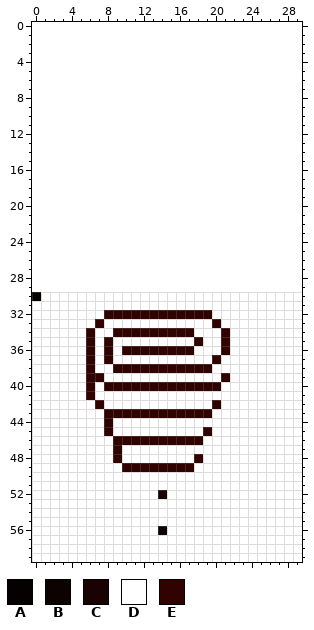
A pixel-art sprite gets an edit: Breakout/Maps/Level10.png. The picture above was drawn from the file before the commit.
The file is 30x30 pixels. The old version is drawn lined up with the new one, on the new canvas.
Palette (. is transparent): A #040100  B #0c0301  C #180302  D #ffffff  E #300300
The same view after the edit:
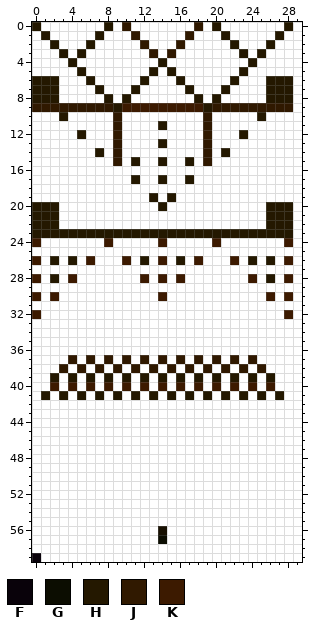
Colours new in this view: F #09020a  G #0c0d01  H #241800  J #301900  K #3c1a00
From old to new:
canvas 30x30 -> 30x60, the old top-left corner now at 0,30
colour B: #0c0301 -> #181102
Changed rows in their new state; - is a pixel that keeps its letter.
first column x 0:
 0 HDDDDDDDHDJDDDDDDDJDHDDDDDDDHD
 1 DHDDDDDHDDDJDDDDDJDDDHDDDDDHDD
 2 DDHDDDHDDDDDJDDDJDDDDDHDDDHDDD
 3 DDDHDHDDDDDDDJDJDDDDDDDHDHDDDD
 4 DDDDHDDDDDDDDDHDDDDDDDDDHDDDDD
 5 DDDDDHDDDDDDDHDHDDDDDDDHDDDDDD
 6 HHHDDDHDDDDDHDDDHDDDDDHDDDHHHD
 7 HHHDDDDHDDDHDDDDDHDDDHDDDDHHHD
 8 HHHDDDDDHDHDDDDDDDHDHDDDDDHHHD
 9 JJJJJJJJJHKKKKKKKKKHJJJJJJJJJD
10 DDDHDDDDDJDDDDDDDDDJDDDDDHDDDD
11 DDDDDDDDDJDDDDHDDDDJDDDDDDDDDD
12 DDDDDHDDDJDDDDDDDDDJDDDHDDDDDD
13 DDDDDDDDDJDDDDHDDDDJDDDDDDDDDD
14 DDDDDDDHDJDDDDDDDDDJDHDDDDDDDD
15 DDDDDDDDDJDHDDHDDHDJDDDDDDDDDD
16 DDDDDDDDDDDDDDDDDDDDDDDDDDDDDD
17 DDDDDDDDDDDHDDHDDHDDDDDDDDDDDD
18 DDDDDDDDDDDDDDDDDDDDDDDDDDDDDD
19 DDDDDDDDDDDDDHDHDDDDDDDDDDDDDD
20 HHHDDDDDDDDDDDHDDDDDDDDDDDHHHD
21 HHHDDDDDDDDDDDDDDDDDDDDDDDHHHD
22 HHHDDDDDDDDDDDDDDDDDDDDDDDHHHD
23 HHHHHHHHHHHHHHHHHHHHHHHHHHHHHD
24 KDDDDDDDKDDDDDKDDDDDKDDDDDDDKD
25 DDDDDDDDDDDDDDDDDDDDDDDDDDDDDD
26 KDHDHDKDDDKDHDKDHDKDDDKDHDHDKD
27 DDDDDDDDDDDDDDDDDDDDDDDDDDDDDD
28 KDHDKDDDDDDDKDKDKDDDDDDDKDHDKD
29 DDDDDDDDDDDDDDDDDDDDDDDDDDDDDD
30 K-K-----------K-----------K-K-
32 K-------DDDDDDDDDDDD--------K-
33 -------D------------D---------
34 ------D--DDDDDDDDD---D--------
35 ------D-D---------D--D--------
36 ------D-D-DDDDDDDD---D--------
37 ----J-J-J-J-J-J-J-J-J-J-J-----
38 ---J-JDJ-JDJDJDJDJDJ-J-J-J----
39 --H-H-HDH-H-H-H-H-H-HDH-H-H---
40 --K-K-K-KDKDKDKDKDKDK-K-K-K---
41 -H-H-HDH-H-H-H-H-H-H-H-H-H-H--
42 -------D------------D---------
43 --------DDDDDDDDDDDD----------
44 --------D---------------------
45 --------D----------D----------
46 ---------DDDDDDDDDD-----------
47 ---------D--------------------
48 ---------D--------D-----------
49 ----------DDDDDDDD------------
52 --------------D---------------
first column x 0:
57 --------------G
59 F--------------
